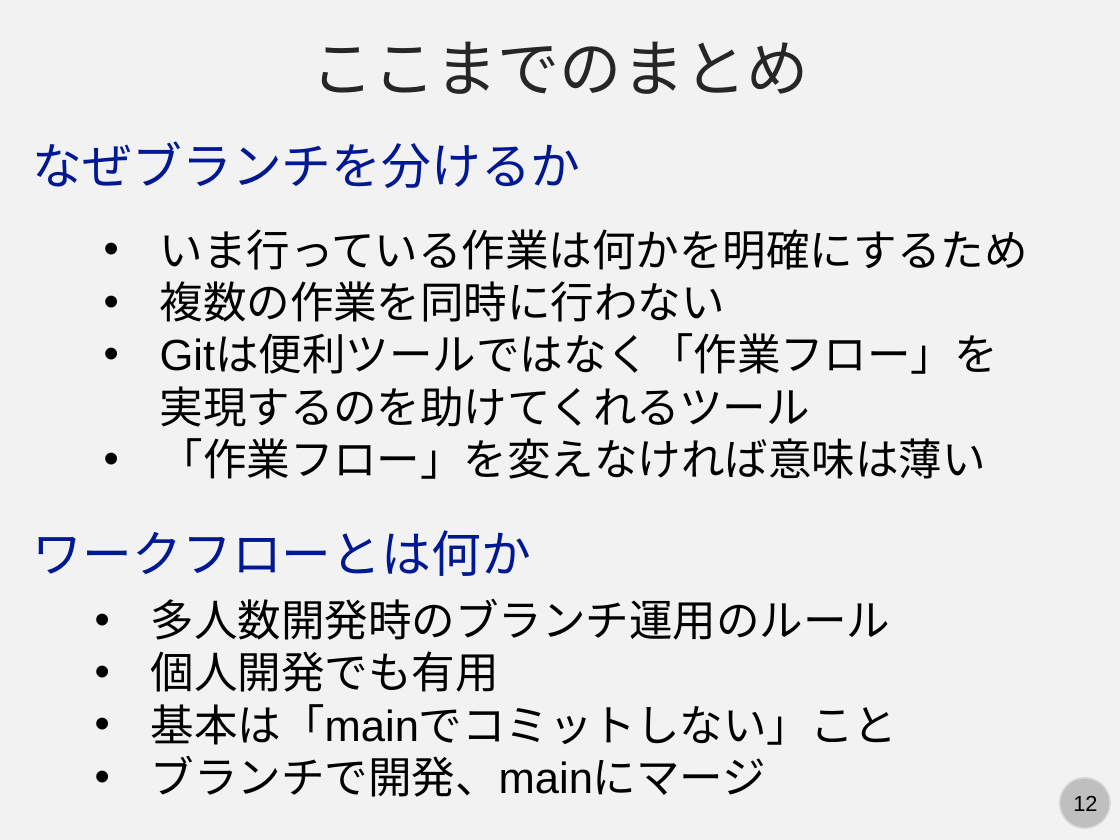
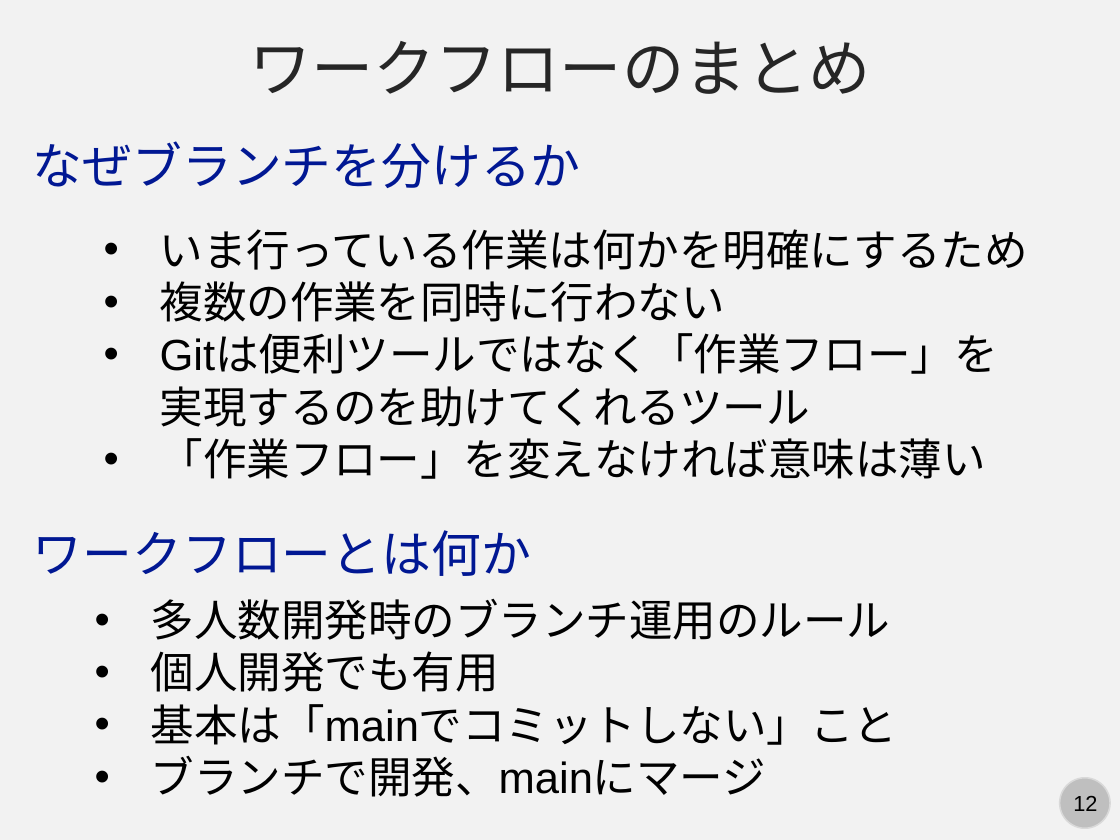
Before and after one commit to kaityo256/github, a slide deck: slide 12 of branch/fig/slide.pptx. Drawn at 1120x840 pixels with LibreOffice and Linux fonts; fonts in the diff are those of the drawing. Boxes give left, top, right and bottom in pixels: in the first picture for what was removed or moved away, otherwise in the second. Text is boxed around its words. In the diff, an @@ line names an element or a change of style, - is before the commit and + after.

```diff
--- a/branch/fig/slide.pptx
+++ b/branch/fig/slide.pptx
@@ text at <box>249,41,871,94</box>: text changed @@
-ここまでのまとめ
+ワークフローのまとめ
```
Also in this commit, not shown: 2 other slides changed, 18 slides added, 1 other file.
